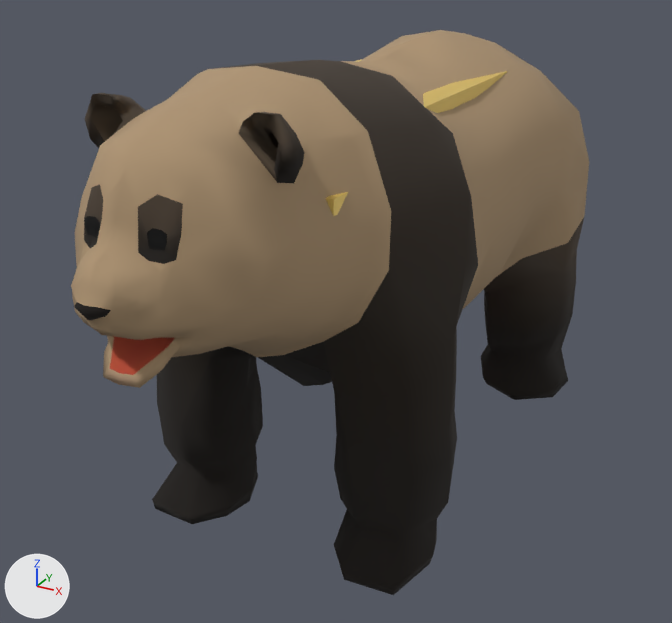
The glTF model assets/models/infantry/baeren_kodiak.glb as it was, and as the next commit left it.
Camera for both pictures: a 50 mm camera at (1.15, -2.31, 1.6) aimed at (-0.03, -0.17, 0.53). Arrows for +X, +Y and +Z are at lower left; the lights stay in place. The picture after the commit comes second. Where no turn or scale is listed for an object, it has been applied to the vertices. Vertices at exactly the same position are counted once.

In view in the first picture: 'Cube', 'Panda.001' and 1 more.
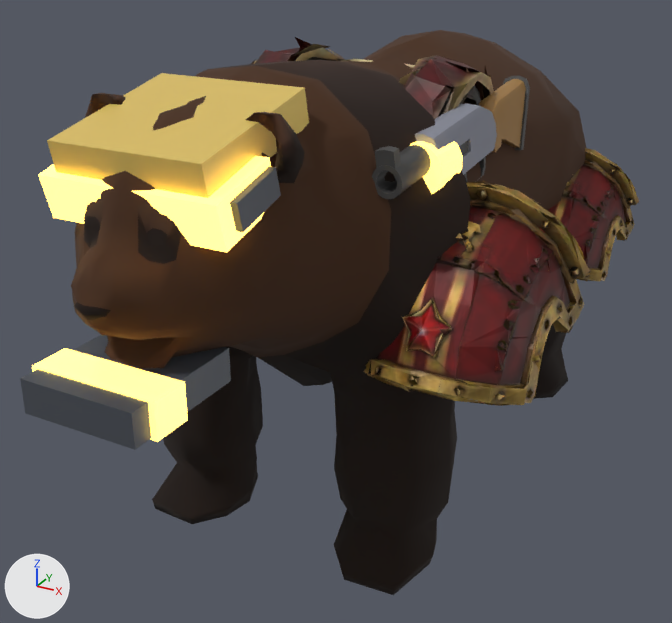
The newer file is also rescaled (x1.038) as a whole; pictures and numbers use the older file's frame.

Location of each change, [x1, y1, x2, y2] in pixels of the pictures (672 x 623 px):
'Panda.001', surface changed (darker): [71, 30, 588, 443] in both
'geometry_0.001', added: after [363, 181, 590, 406]
'Cube.004', added (yellow): after [47, 73, 309, 198]
'Cube.007', added: after [20, 335, 231, 450]
'ShortCannon', added: after [372, 76, 530, 199]
'Cube.005', added (yellow): after [38, 156, 271, 253]
'geometry_0.003', added: after [538, 148, 640, 281]
'Cube.008', added (yellow): after [32, 348, 188, 442]
'geometry_0', added: after [251, 37, 494, 119]
'Cube.006', added: after [230, 166, 281, 232]
'Cube', recoloured, moved, rescaled (not visible afterwards): before [355, 59, 507, 113]
'Cylinder.004', added (yellow): after [410, 141, 463, 194]

The change, as a list of edits to the scene's bpy script:
```text
Change mat_mainmateral_002:
    where n4 = _N.new('ShaderNodeTexImage'); n4.name = 'Image Texture'
    n4.image: img_color_palette -> img_quad_coat_baeren
Add mat_wood_002:
    mat_wood_002 = bpy.data.materials.new('Wood.002')
    # nodes: BsdfPrincipled, Mix, OutputMaterial, VertexColor
    # colours: brown #a57c45, mixed with the vertex colours
Add mat_darkgrey_004:
    mat_darkgrey_004 = bpy.data.materials.new('DarkGrey.004')
    # nodes: BsdfPrincipled, Mix, OutputMaterial, VertexColor
    # colours: dark grey #494949, mixed with the vertex colours
Add mat_grey_004:
    mat_grey_004 = bpy.data.materials.new('Grey.004')
    # nodes: BsdfPrincipled, Mix, OutputMaterial, VertexColor
    # colours: grey #8f92a0, mixed with the vertex colours
Change me_cube:
    remove me_cube.from_pydata(...)  # 8 vertices, 12 faces; spans x -0.241..0.241, y -0.521..0.381, z 0.998..1.149
    remove me_cube.materials.append(mat_plate)  # yellow #e7c869
    add me_cube.from_pydata(...)  # 8 vertices, 12 faces; spans x -0.196..0.196, y -0.386..0.306, z 1.013..1.134
    me_cube part 1: the whole mesh is scaled about its middle by (0.813, 0.767, 0.8), then moved by (0.0, 0.03, 0.0)
    add me_cube.materials.append(mat_dark_m)  # dark grey #50555d
Add me_cube_007:
    me_cube_007.from_pydata([(-0.226, -0.984, 1.056), (-0.226, -1.0, 1.114), (-0.226, -0.853, 1.091), (-0.226, -0.869, 1.149), (0.226, -0.984, 1.056), (0.226, -1.0, 1.114), (0.226, -0.853, 1.091), (0.226, -0.869, 1.149)], [], [(0, 1, 3), (0, 3, 2), (2, 3, 7), (2, 7, 6), (6, 7, 5), (6, 5, 4), (4, 5, 1), (4, 1, 0), (2, 6, 4), (2, 4, 0), (7, 3, 1), (7, 1, 5)])
    me_cube_007.materials.append(mat_dark_m)  # dark grey #50555d
Add me_cube_006:
    me_cube_006.from_pydata([(-0.211, -1.016, 1.025), (-0.211, -1.041, 1.119), (-0.211, -0.842, 1.071), (-0.211, -0.867, 1.166), (0.211, -1.016, 1.025), (0.211, -1.041, 1.119), (0.211, -0.842, 1.071), (0.211, -0.867, 1.166)], [], [(0, 1, 3), (0, 3, 2), (2, 3, 7), (2, 7, 6), (6, 7, 5), (6, 5, 4), (4, 5, 1), (4, 1, 0), (2, 6, 4), (2, 4, 0), (7, 3, 1), (7, 1, 5)])
    me_cube_006.materials.append(mat_glowp)  # yellow #ffd361, glowing yellow #ffd361
Add me_cube_005:
    me_cube_005.from_pydata([(-0.18, -1.019, 1.107), (-0.18, -1.036, 1.188), (-0.18, -0.666, 1.183), (-0.18, -0.683, 1.263), (0.18, -1.019, 1.107), (0.18, -1.036, 1.188), (0.18, -0.666, 1.183), (0.18, -0.683, 1.263)], [], [(0, 1, 3), (0, 3, 2), (2, 3, 7), (2, 7, 6), (6, 7, 5), (6, 5, 4), (4, 5, 1), (4, 1, 0), (2, 6, 4), (2, 4, 0), (7, 3, 1), (7, 1, 5)])
    me_cube_005.materials.append(mat_plate)  # yellow #e7c869
Add ob_shortcannon:
    ob_shortcannon = bpy.data.objects.new('ShortCannon', me_cube_000)  # 259 vertices, 462 faces; spans x 0.283..0.379, y -0.611..0.231, z 0.949..1.168
    ob_shortcannon.location = (0.0, 0.0, 0.0)
Add ob_geometry_0_003:
    ob_geometry_0_003 = bpy.data.objects.new('geometry_0.003', me_geometry_0_003)  # 1870 vertices, 1500 faces; spans x 0.142..0.593, y 0.395..0.825, z 0.482..0.867; in mat_material_0_001 (picture img_image_0_001)
    ob_geometry_0_003.location = (0.0, 0.0, 0.0)
Add ob_geometry_0_001:
    ob_geometry_0_001 = bpy.data.objects.new('geometry_0.001', me_geometry_0_001)  # 1870 vertices, 1500 faces; spans x 0.169..0.681, y -0.653..-0.165, z 0.56..0.996; in mat_material_0_001 (picture img_image_0_001)
    ob_geometry_0_001.location = (0.0, 0.0, 0.0)
Add ob_geometry_0:
    ob_geometry_0 = bpy.data.objects.new('geometry_0', me_geometry_0)  # 1920 vertices, 1500 faces; spans x -0.366..0.371, y -0.506..0.238, z 0.518..1.268; in mat_material_0 (picture img_image_0)
    ob_geometry_0.location = (0.0, 0.0, 0.0)
Add ob_cylinder_004:
    ob_cylinder_004 = bpy.data.objects.new('Cylinder.004', me_cylinder_004)  # a 14-sided cylinder along y spanning x 0.2693..0.3925, y -0.4609..-0.3406, z 0.9954..1.1218; in mat_glowp (yellow #ffd361, glowing yellow #ffd361)
    ob_cylinder_004.location = (0.0, 0.0, 0.0)
Add ob_cube_008:
    ob_cube_008 = bpy.data.objects.new('Cube.008', me_cube_009)  # a box spanning x -0.15..0.15, y -1.177..-1.086, z 0.697..0.779; in mat_glowp (yellow #ffd361, glowing yellow #ffd361)
    ob_cube_008.location = (0.0, 0.0, 0.0)
Add ob_cube_007:
    ob_cube_007 = bpy.data.objects.new('Cube.007', me_cube_008)  # a box spanning x -0.135..0.135, y -1.222..-0.921, z 0.7..0.776; in mat_dark_m (dark grey #50555d)
    ob_cube_007.location = (0.0, 0.0, 0.0)
Add ob_cube_006:
    ob_cube_006 = bpy.data.objects.new('Cube.006', me_cube_007)
    ob_cube_006.location = (0.0, 0.0, 0.0)
Add ob_cube_005:
    ob_cube_005 = bpy.data.objects.new('Cube.005', me_cube_006)
    ob_cube_005.location = (0.0, 0.0, 0.0)
Add ob_cube_004:
    ob_cube_004 = bpy.data.objects.new('Cube.004', me_cube_005)
    ob_cube_004.location = (0.0, 0.0, 0.0)
```
